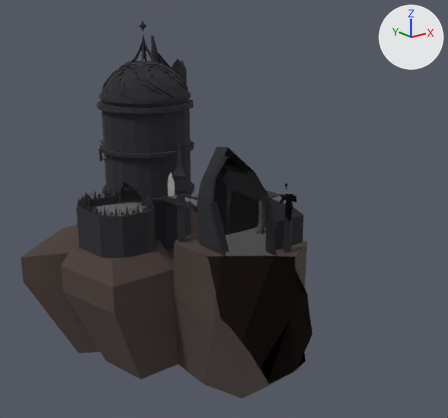
Before and after pictures for a commit that changed the Blender file models/castle/castle.blend.
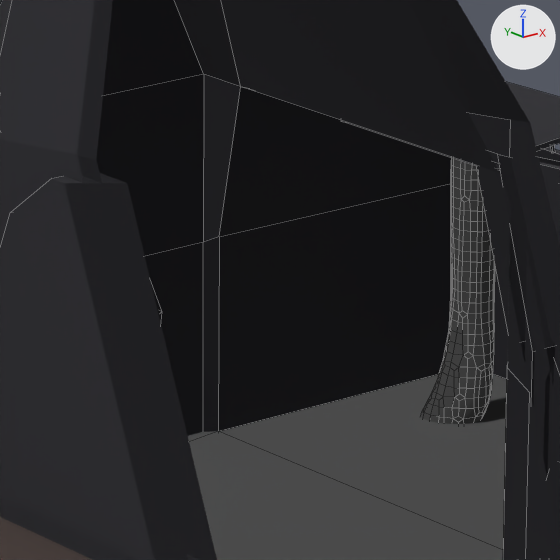
Old and new are each drawn whole from a camera (50 mm lens) standing at (-529.0, -386.0, 295.0) and looking at (-22.0, 248.0, 41.0) and again close up on the part from 45% to 61% of the width and 43% to 60% of the height. Lighting does not change. The marker at upper right points along +X, +Y and +Z. The older version's two pictures come first. The close-ups show mesh edges as thin lines. Everything nearer to the camera than a plane just in front of the edit is cut away.

Names of what the first close-up shows: 'curtains_col', 'island_col', 'lust_col', 'lust_floor_col'.
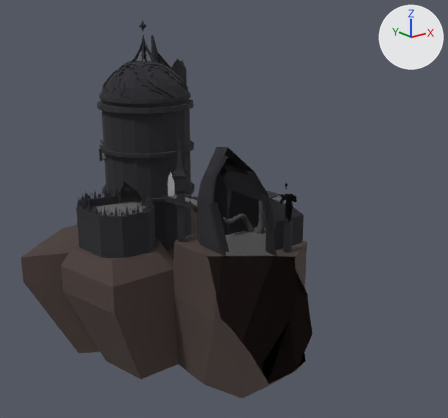
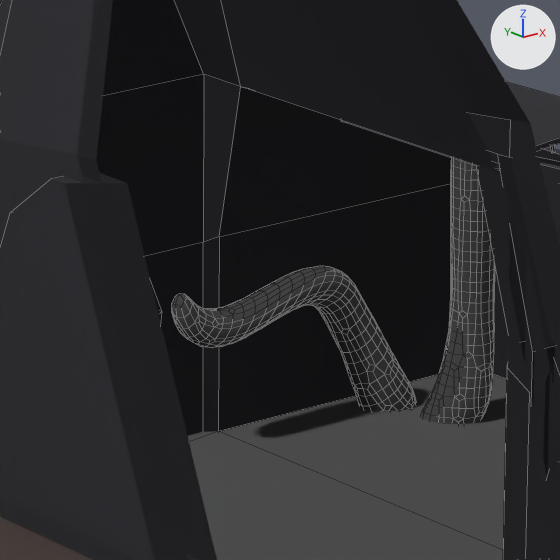
What differs and where, as boxes (x1, y1, x2, y2) in the close-ups (560 x 560 px):
```json
{"object": "curtains_col.001", "change": "added", "after": [172, 266, 417, 411]}
```

Edits to the scene script, one JSON object a line:
```json
{"op": "add", "block": "me_sphere_001", "code": ["me_sphere_001 = bpy.data.meshes.new('Sphere.001')", "me_sphere_001.from_pydata(...)  # 714 vertices, 712 faces; spans x 22.8..54.2, y 241.9..254.1, z -12.2..48.4", "me_sphere_001.polygons.foreach_set('use_smooth', [True] * 712)", "me_sphere_001.materials.append(mat_curtains)  # dark grey #565656"]}
{"op": "add", "block": "ob_curtains_col_001", "code": ["ob_curtains_col_001 = bpy.data.objects.new('curtains_col.001', me_sphere_001)", "ob_curtains_col_001.location = (30.8, 11.9, 21.1)", "ob_curtains_col_001.rotation_euler = (-0.269, -0.654, 0.285)  # degrees (-15, -37, 16)"]}
```
